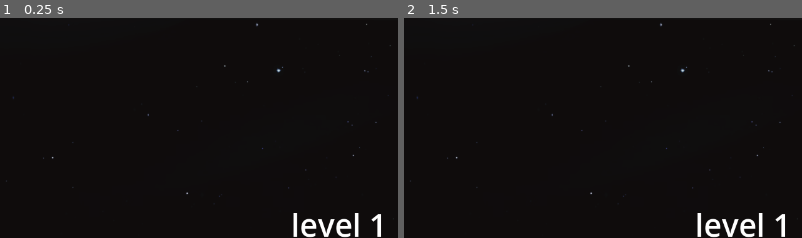
Above: before the commit, frames 1-2 (left to right).
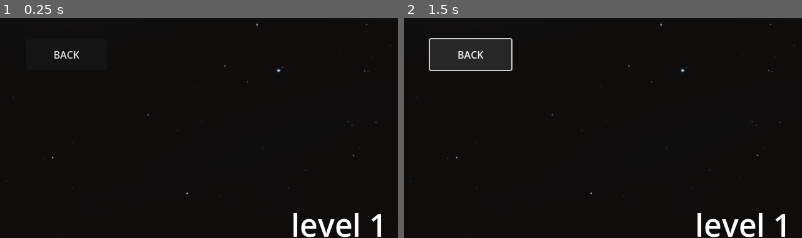
Above: after the commit, the same moments.

Repository: alexgaaranes/jame-gam-50
Game: Godot game, scene res://scenes/level/level1.tscn
The game is run twice, just before and just after one commit, with the same random seed, the same clock (stepped at 60 frames per second) and the same inputs. This scene is started directly instead of the project's main scene.
Inputs (mouse positions are % of the whole screen's width and height, from its top left):
- Up to frame 1 (0.25 s): no input
- Up to frame 2 (1.5 s): click (8, 8) at 0.5 s, where only the run after the commit has a clickable "BACK"; hold D (right) from 1.28 s (still down)
The pictures show only the part of the screen within x 0-50%, y 0-50%; the shares and areas given below are measured in that part.

The runs differ from the first frame. In frame 1, 0.2% of the frame differs, in the area x 13-21%, y 15-19%; in frame 2, 3.2%, in the area x 6-28%, y 9-25%.
Error after the commit: Invalid assignment of property or key 'enabled' with value of type 'bool' on a base object of type 'null instance'. (res://scenes/level/level_back_button.gd:20)

Commit message:
feat: add back button on each level, main scene maintains state between scene switches

Diff:
--- /dev/null
+++ b/scenes/level/galaxy1.gd
@@ -0,0 +1,30 @@
+extends Area2D
+
+
+# Called when the node enters the scene tree for the first time.
+func _ready() -> void:
+
+	pass # Replace with function body.
+
+
+# Called every frame. 'delta' is the elapsed time since the previous frame.
+func _process(delta: float) -> void:
+	pass
+
+
+
+func _on_body_entered(body: Node2D) -> void:
+	if body.name == "Player":
+		#get_tree().change_scene_to_file("res://scenes/level/level1.tscn")
+		var level1 = preload("res://scenes/level/level1.tscn").instantiate()
+
+		# Add level1 to the root of the scene tree
+		get_tree().root.add_child(level1)
+
+		# Disable the camera from main scene
+		get_tree().current_scene = self
+		var scene1_camera = get_tree().current_scene.get_node("Player/Camera2D")
+		scene1_camera.enabled = false
+
+		get_tree().paused = true
+		get_tree().current_scene = level1
--- /dev/null
+++ b/scenes/level/galaxy2.gd
@@ -0,0 +1,29 @@
+extends Area2D
+
+
+# Called when the node enters the scene tree for the first time.
+func _ready() -> void:
+
+	pass # Replace with function body.
+
+
+# Called every frame. 'delta' is the elapsed time since the previous frame.s
+func _process(delta: float) -> void:
+	pass
+
+
+func _on_body_entered(body: Node2D) -> void:
+	if body.name == "Player":
+		#get_tree().change_scene_to_file("res://scenes/level/level2.tscn")
+		var level2 = preload("res://scenes/level/level2.tscn").instantiate()
+
+		# Add level2 to the root of the scene tree
+		get_tree().root.add_child(level2)
+
+		# Disable the camera from main scene
+		get_tree().current_scene = self
+		var scene1_camera = get_tree().current_scene.get_node("Player/Camera2D")
+		scene1_camera.enabled = false
+
+		get_tree().paused = true
+		get_tree().current_scene = level2
--- /dev/null
+++ b/scenes/level/galaxy3.gd
@@ -0,0 +1,29 @@
+extends Area2D
+
+
+# Called when the node enters the scene tree for the first time.
+func _ready() -> void:
+
+	pass # Replace with function body.
+
+
+# Called every frame. 'delta' is the elapsed time since the previous frame.s
+func _process(delta: float) -> void:
+	pass
+
+
+func _on_body_entered(body: Node2D) -> void:
+	if body.name == "Player":
+		#get_tree().change_scene_to_file("res://scenes/level/level3.tscn")
+		var level3 = preload("res://scenes/level/level3.tscn").instantiate()
+
+		# Add level3 to the root of the scene tree
+		get_tree().root.add_child(level3)
+
+		# Disable the camera from main scene
+		get_tree().current_scene = self
+		var scene1_camera = get_tree().current_scene.get_node("Player/Camera2D")
+		scene1_camera.enabled = false
+
+		get_tree().paused = true
+		get_tree().current_scene = level3
--- a/scenes/level/level1.gd
+++ /dev/null
@@ -1,18 +0,0 @@
-extends Area2D
-
-
-# Called when the node enters the scene tree for the first time.
-func _ready() -> void:
-
-	pass # Replace with function body.
-
-
-# Called every frame. 'delta' is the elapsed time since the previous frame.
-func _process(delta: float) -> void:
-	pass
-
-
-
-func _on_body_entered(body: Node2D) -> void:
-	if body.name == "Player":
-		get_tree().change_scene_to_file("res://scenes/level/level1.tscn")
--- a/scenes/level/level1.tscn
+++ b/scenes/level/level1.tscn
@@ -1,8 +1,10 @@
-[gd_scene load_steps=2 format=3 uid="uid://5rlpqdl26iyt"]
+[gd_scene load_steps=3 format=3 uid="uid://5rlpqdl26iyt"]
 
 [ext_resource type="Texture2D" uid="uid://du8m33l7gvebq" path="res://assets/Background.png" id="1_nggc0"]
+[ext_resource type="Script" uid="uid://cgxsngi6xlhit" path="res://scenes/level/level_back_button.gd" id="2_gvmle"]
 
 [node name="Level1" type="Node2D"]
+process_mode = 3
 
 [node name="space" type="Sprite2D" parent="."]
 position = Vector2(640, 360)
@@ -16,3 +18,13 @@
 offset_bottom = 408.0
 theme_override_font_sizes/normal_font_size = 50
 text = "level 1 boom"
+
+[node name="Button" type="Button" parent="."]
+offset_left = 48.0
+offset_top = 34.0
+offset_right = 178.0
+offset_bottom = 83.0
+text = "BACK"
+script = ExtResource("2_gvmle")
+
+[connection signal="pressed" from="Button" to="Button" method="_on_pressed"]
--- a/scenes/level/level2.gd
+++ /dev/null
@@ -1,17 +0,0 @@
-extends Area2D
-
-
-# Called when the node enters the scene tree for the first time.
-func _ready() -> void:
-
-	pass # Replace with function body.
-
-
-# Called every frame. 'delta' is the elapsed time since the previous frame.s
-func _process(delta: float) -> void:
-	pass
-
-
-func _on_body_entered(body: Node2D) -> void:
-	if body.name == "Player":
-		get_tree().change_scene_to_file("res://scenes/level/level2.tscn")
--- a/scenes/level/level2.tscn
+++ b/scenes/level/level2.tscn
@@ -1,8 +1,10 @@
-[gd_scene load_steps=2 format=3 uid="uid://dikyiofeavm15"]
+[gd_scene load_steps=3 format=3 uid="uid://dikyiofeavm15"]
 
 [ext_resource type="Texture2D" uid="uid://du8m33l7gvebq" path="res://assets/Background.png" id="1_dkr82"]
+[ext_resource type="Script" uid="uid://cgxsngi6xlhit" path="res://scenes/level/level_back_button.gd" id="2_hpcx2"]
 
 [node name="Level2" type="Node2D"]
+process_mode = 3
 
 [node name="space" type="Sprite2D" parent="."]
 position = Vector2(640, 360)
@@ -16,3 +18,13 @@
 offset_bottom = 408.0
 theme_override_font_sizes/normal_font_size = 50
 text = "level 2 ehey"
+
+[node name="Button" type="Button" parent="."]
+offset_left = 48.0
+offset_top = 34.0
+offset_right = 178.0
+offset_bottom = 83.0
+text = "BACK"
+script = ExtResource("2_hpcx2")
+
+[connection signal="pressed" from="Button" to="Button" method="_on_pressed"]
--- a/scenes/level/level3.gd
+++ /dev/null
@@ -1,17 +0,0 @@
-extends Area2D
-
-
-# Called when the node enters the scene tree for the first time.
-func _ready() -> void:
-
-	pass # Replace with function body.
-
-
-# Called every frame. 'delta' is the elapsed time since the previous frame.s
-func _process(delta: float) -> void:
-	pass
-
-
-func _on_body_entered(body: Node2D) -> void:
-	if body.name == "Player":
-		get_tree().change_scene_to_file("res://scenes/level/level3.tscn")
--- a/scenes/level/level3.tscn
+++ b/scenes/level/level3.tscn
@@ -1,8 +1,10 @@
-[gd_scene load_steps=2 format=3 uid="uid://bovspi5dvlsb0"]
+[gd_scene load_steps=3 format=3 uid="uid://bovspi5dvlsb0"]
 
 [ext_resource type="Texture2D" uid="uid://du8m33l7gvebq" path="res://assets/Background.png" id="1_ga8lq"]
+[ext_resource type="Script" uid="uid://cgxsngi6xlhit" path="res://scenes/level/level_back_button.gd" id="2_mit3r"]
 
 [node name="Level3" type="Node2D"]
+process_mode = 3
 
 [node name="space" type="Sprite2D" parent="."]
 position = Vector2(640, 360)
@@ -16,3 +18,13 @@
 offset_bottom = 408.0
 theme_override_font_sizes/normal_font_size = 50
 text = "level 3 sheesh"
+
+[node name="Button" type="Button" parent="."]
+offset_left = 48.0
+offset_top = 34.0
+offset_right = 178.0
+offset_bottom = 83.0
+text = "BACK"
+script = ExtResource("2_mit3r")
+
+[connection signal="pressed" from="Button" to="Button" method="_on_pressed"]
--- /dev/null
+++ b/scenes/level/level_back_button.gd
@@ -0,0 +1,24 @@
+extends Button
+
+
+# Called when the node enters the scene tree for the first time.
+func _ready() -> void:
+	pass # Replace with function body.
+
+
+# Called every frame. 'delta' is the elapsed time since the previous frame.
+func _process(delta: float) -> void:
+	pass
+
+
+func _on_pressed() -> void:
+	var main_scene = get_tree().root.get_node("Main")
+
+	get_tree().paused = false
+
+	var main_scene_camera = get_tree().root.get_node("Main/Player/Camera2D")
+	main_scene_camera.enabled = true
+
+	get_tree().current_scene.queue_free()
+
+	get_tree().current_scene = main_scene
--- a/scenes/level/main.tscn
+++ b/scenes/level/main.tscn
@@ -4,9 +4,9 @@
 [ext_resource type="PackedScene" uid="uid://kg3kqfg2wqas" path="res://scenes/whale/whale.tscn" id="1_855hj"]
 [ext_resource type="PackedScene" uid="uid://kk2modep8asl" path="res://scenes/galaxy/galaxy.tscn" id="1_iernp"]
 [ext_resource type="PackedScene" uid="uid://esud7bwuxrjp" path="res://scenes/player/player.tscn" id="1_oept5"]
-[ext_resource type="Script" uid="uid://cge5hujdo2rbe" path="res://scenes/level/level1.gd" id="4_gjage"]
-[ext_resource type="Script" uid="uid://eh3wbx02mj4p" path="res://scenes/level/level2.gd" id="5_x0mk0"]
-[ext_resource type="Script" uid="uid://bm4ch6gyn6jl4" path="res://scenes/level/level3.gd" id="6_2hqms"]
+[ext_resource type="Script" uid="uid://cge5hujdo2rbe" path="res://scenes/level/galaxy1.gd" id="4_gjage"]
+[ext_resource type="Script" uid="uid://eh3wbx02mj4p" path="res://scenes/level/galaxy2.gd" id="5_x0mk0"]
+[ext_resource type="Script" uid="uid://bm4ch6gyn6jl4" path="res://scenes/level/galaxy3.gd" id="6_2hqms"]
 
 [node name="Main" type="Node2D"]
 
--- a/scenes/player/player.gd
+++ b/scenes/player/player.gd
@@ -1,7 +1,7 @@
 extends CharacterBody2D
 
 
-const SPEED = 130.0
+const SPEED = 120.0
 const JUMP_VELOCITY = -400.0
 
 func _physics_process(delta: float) -> void:
Renamed: scenes/level/level1.gd.uid -> scenes/level/galaxy1.gd.uid
Renamed: scenes/level/level2.gd.uid -> scenes/level/galaxy2.gd.uid
Renamed: scenes/level/level3.gd.uid -> scenes/level/galaxy3.gd.uid
Not shown, added: scenes/level/level_back_button.gd.uid
